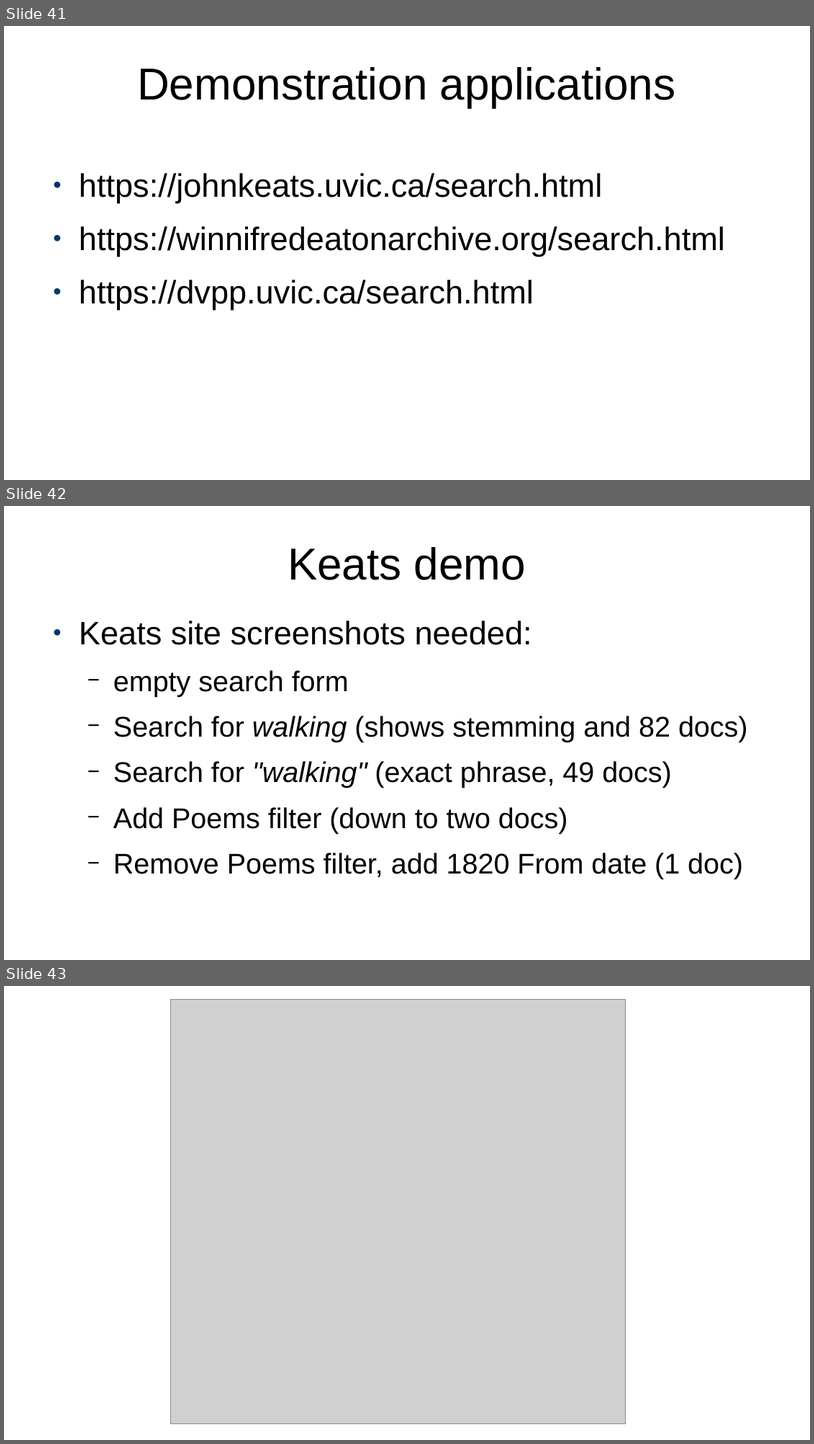
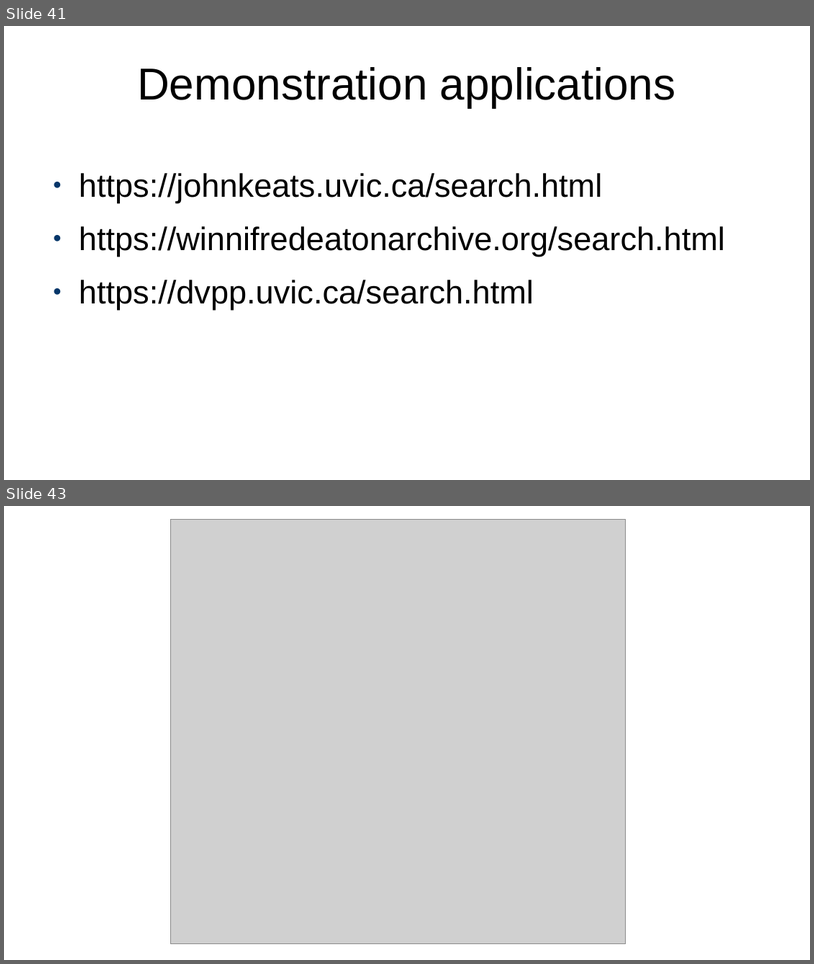
Before and after one commit to projectEndings/Endings, a slide deck: presentations/ubc2020/nineProjects.odp. Shown one above the other, each under a label of ours: slides 41, 42 and 43 before the commit, slides 41 and 43 after it; the slides between them are not shown. The pictures are 814x1444 and 814x964 pixels, drawn with LibreOffice and Linux fonts; fonts in the diff are those of the drawing; grey boxes stand for pictures. Boxes give left, top, right and bottom in pixels: in the first picture for what was removed or moved away, otherwise in the second. Text is boxed around its words. In the diff, an @@ line names an element or a change of style, - is before the commit and + after.

```diff
--- a/presentations/ubc2020/nineProjects.odp
+++ b/presentations/ubc2020/nineProjects.odp
@@ slide 42 removed at (x1=4, y1=506, x2=810, y2=960), background #FFFFFF @@
@@ title removed at (x1=288, y1=547, x2=526, y2=580) @@
-Keats demo
@@ text removed at (x1=79, y1=620, x2=748, y2=879) @@
-● Keats site screenshots needed:
-  − empty search form
-  − Search for walking (shows stemming and 82 docs)
-  − Search for "walking" (exact phrase, 49 docs)
-  − Add Poems filter (down to two docs)
-  − Remove Poems filter, add 1820 From date (1 doc)
```
Also in this commit, not shown: 2 slides added, 1 other slide removed.
